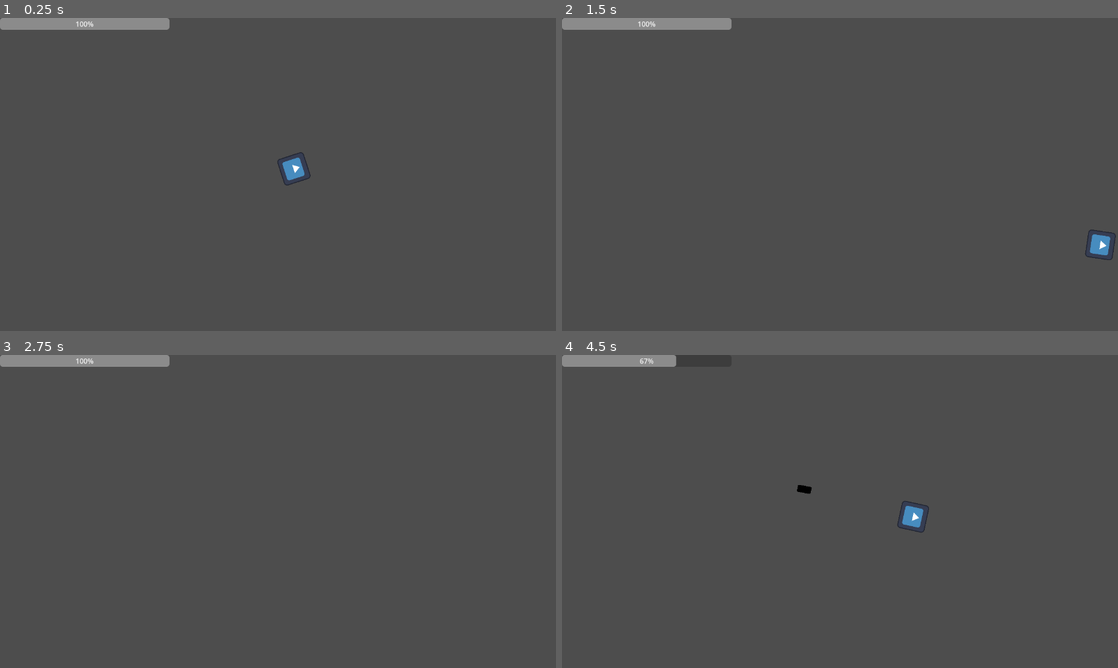
Above: before the commit, frames 1-4 (two rows, left to right).
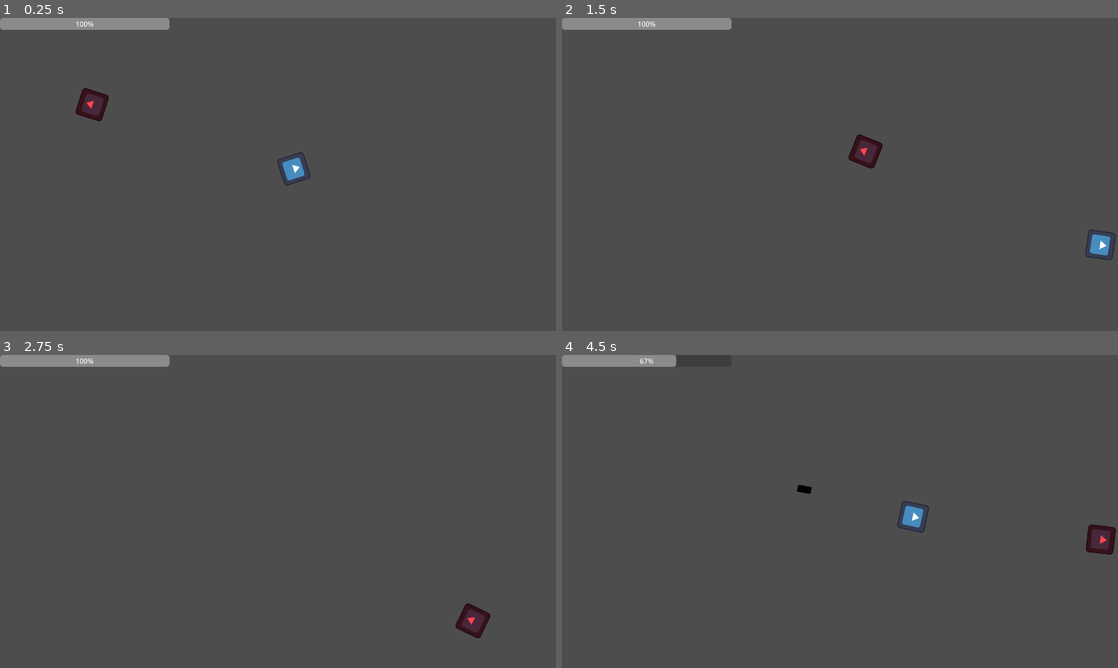
Above: after the commit, the same moments.

Repository: adsuttman/GDTest
Game: Godot game, scene res://main_level.tscn
Two runs of this game, one before a commit and one after it. Both use one fixed random seed, a clock stepped at 60 frames per second and the inputs below. The engine's default icon, where the game draws it, is replaced by a stand-in: a white triangle on a blue panel in a dark square.
Inputs (mouse positions are in pixels of both pictures, inside the frame that each line leads up to):
- Up to frame 1 (0.25 s): no input
- Up to frame 2 (1.5 s): move the mouse to (962, 158) at 0.52 s; hold D (move_right) 0.53-1.28 s; tap Space (shoot) at 0.6 s; move the mouse to (728, 190) at 1.27 s; hold S (move_down) from 1.28 s (still down); tap Shift (boost) at 1.35 s
- Up to frame 3 (2.75 s): tap Space (shoot) at 1.55, 2.1 s; move the mouse to (333, 442) at 2.02 s; release S (move_down) at 2.03 s; hold D (move_right) from 2.03 s (still down)
- Up to frame 4 (4.5 s): move the mouse to (812, 574) at 2.77 s; release D (move_right) at 2.78 s; hold W (move_up) 2.78-3.53 s; tap Space (shoot) at 2.85, 3.8, 4.35 s; move the mouse to (1006, 558) at 3.52 s; hold Shift (boost) 3.53-4.28 s; hold A (move_left) from 3.53 s (still down); move the mouse to (673, 464) at 4.27 s

The runs differ from the first frame. In frame 1, 0.4% of the frame differs, in the area x 13-20%, y 22-34%; in frame 2, 0.4%, in the area x 51-58%, y 37-49%; in frame 3, 0.4%; in frame 4, 0.4%.

Commit message:
added basic enemy functionality

Diff:
--- /dev/null
+++ b/enemy.gd
@@ -0,0 +1,28 @@
+extends CharacterBody2D
+
+class_name Enemy
+
+@export var health: float = 100.0
+@export var speed: float = 400
+var target: PlayerCharacter = null
+
+func _physics_process(delta) -> void:
+	var collision = get_last_slide_collision()
+	if target == null:
+		target = get_tree().get_nodes_in_group("Player")[0]
+	if collision != null:
+		handle_collision(collision as KinematicCollision2D)
+	if target != null:
+		look_at(target.global_position)
+		velocity = position.direction_to(target.position) * speed
+		move_and_slide()
+
+func apply_damage(damage: float) -> void:
+	health -= damage
+	if health <= 0:
+		queue_free()
+
+func handle_collision(collision: KinematicCollision2D) -> void:
+	var object = collision.get_collider()
+	if object is PlayerCharacter:
+		object.handle_hit()
--- /dev/null
+++ b/enemy.tscn
@@ -0,0 +1,19 @@
+[gd_scene load_steps=4 format=3 uid="uid://cgd2mnewct0i1"]
+
+[ext_resource type="Texture2D" uid="uid://frxh5gxs7aoh" path="res://icon.svg" id="1_0gerx"]
+[ext_resource type="Script" path="res://enemy.gd" id="1_wacrk"]
+
+[sub_resource type="CircleShape2D" id="CircleShape2D_8ue4m"]
+radius = 30.0
+
+[node name="Enemy" type="CharacterBody2D" groups=["Enemy"]]
+script = ExtResource("1_wacrk")
+
+[node name="Sprite2D" type="Sprite2D" parent="."]
+modulate = Color(1, 0.278431, 0.301961, 1)
+rotation = -1.5708
+scale = Vector2(0.5, 0.5)
+texture = ExtResource("1_0gerx")
+
+[node name="CollisionShape2D" type="CollisionShape2D" parent="."]
+shape = SubResource("CircleShape2D_8ue4m")
--- a/main_level.tscn
+++ b/main_level.tscn
@@ -1,7 +1,8 @@
-[gd_scene load_steps=3 format=3 uid="uid://dd2knpryw30l"]
+[gd_scene load_steps=4 format=3 uid="uid://dd2knpryw30l"]
 
 [ext_resource type="PackedScene" uid="uid://pg1lbi145blb" path="res://player_character.tscn" id="1_hbfcc"]
 [ext_resource type="PackedScene" uid="uid://dma21v5dljqfb" path="res://hud.tscn" id="1_s7n4f"]
+[ext_resource type="PackedScene" uid="uid://cgd2mnewct0i1" path="res://enemy.tscn" id="3_vabmo"]
 
 [node name="MainLevel" type="Node2D"]
 
@@ -10,3 +11,7 @@
 
 [node name="PlayerCharacter" parent="." instance=ExtResource("1_hbfcc")]
 position = Vector2(677, 348)
+
+[node name="Enemy" parent="." instance=ExtResource("3_vabmo")]
+position = Vector2(117, 169)
+health = 100.0
--- a/player_character.gd
+++ b/player_character.gd
@@ -44,5 +44,9 @@
 
 func shoot() -> void :
 	var inst: Projectile = projectile.instantiate()
+	inst.spawned_from = self
 	owner.add_child(inst)
 	inst.transform = projectile_spawn_point.global_transform
+
+func handle_hit() -> void :
+	print("ow")
--- a/player_character.tscn
+++ b/player_character.tscn
@@ -7,15 +7,10 @@
 [sub_resource type="CircleShape2D" id="CircleShape2D_aqtq7"]
 radius = 60.0
 
-[node name="PlayerCharacter" type="CharacterBody2D"]
+[node name="PlayerCharacter" type="CharacterBody2D" groups=["Player"]]
 script = ExtResource("1_rkf8i")
 speed_multiplier = 1.5
 projectile = ExtResource("2_2dnpm")
-
-[node name="CollisionShape2D" type="CollisionShape2D" parent="."]
-z_index = 1
-scale = Vector2(0.5, 0.5)
-shape = SubResource("CircleShape2D_aqtq7")
 
 [node name="Sprite2D" type="Sprite2D" parent="."]
 position = Vector2(0, 1)
@@ -23,5 +18,10 @@
 scale = Vector2(0.5, 0.5)
 texture = ExtResource("1_3gwoj")
 
+[node name="CollisionShape2D" type="CollisionShape2D" parent="."]
+z_index = 1
+scale = Vector2(0.5, 0.5)
+shape = SubResource("CircleShape2D_aqtq7")
+
 [node name="ProjectileSpawnPoint" type="Marker2D" parent="."]
 position = Vector2(64, 0)
--- a/projectile.gd
+++ b/projectile.gd
@@ -3,6 +3,8 @@
 class_name Projectile
 
 @export var speed: float = 40.0
+@export var damage: float = 30.0
+var spawned_from: Node
 
 func _physics_process(delta: float) -> void:
 	position += transform.x * speed
@@ -10,3 +12,11 @@
 
 func _on_timer_timeout():
 	queue_free()
+
+
+func _on_body_entered(body: Node2D):
+	if body == spawned_from: return
+	if body is Enemy:
+		var enemy = body as Enemy
+		enemy.apply_damage(damage)
+	queue_free()
--- a/projectile.tscn
+++ b/projectile.tscn
@@ -23,4 +23,5 @@
 one_shot = true
 autostart = true
 
+[connection signal="body_entered" from="." to="." method="_on_body_entered"]
 [connection signal="timeout" from="DecayTimer" to="." method="_on_timer_timeout"]
